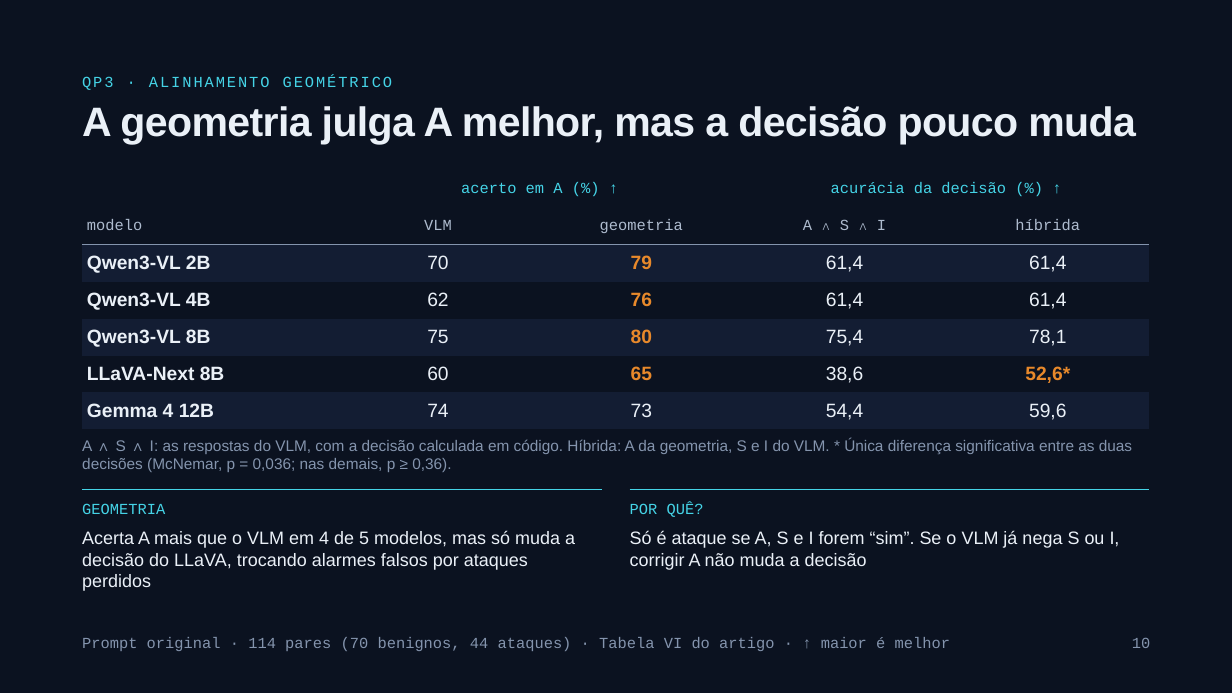
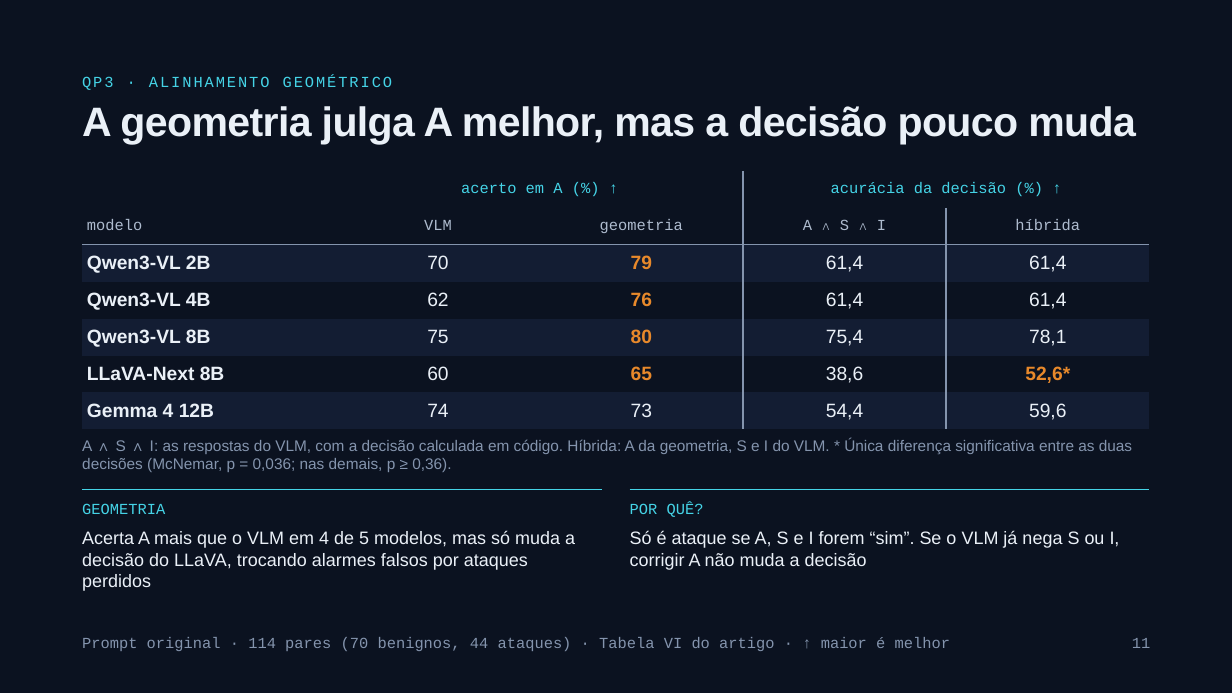
Before and after one commit to lucascouri2/viddar_rep, a slide deck: slide 11 of report/apresentação/apresentacao.pptx (slide 10 before the commit). Drawn at 1232x693 pixels with LibreOffice and Linux fonts; fonts in the diff are those of the drawing. Boxes give left, top, right and bottom in pixels: in the first picture for what was removed or moved away, otherwise in the second. Text is boxed around its words. In the diff, an @@ line names an element or a change of style, - is before the commit and + after.

```diff
--- a/report/apresentação/apresentacao.pptx
+++ b/report/apresentação/apresentacao.pptx
@@ table at <box>82,171,1150,430</box> @@
@@ borders changed @@
@@ text at <box>1132,638,1150,648</box>: text changed @@
-10
+11
```
Also in this commit, not shown: 6 other slides changed, 1 slide added, 1 other file.
